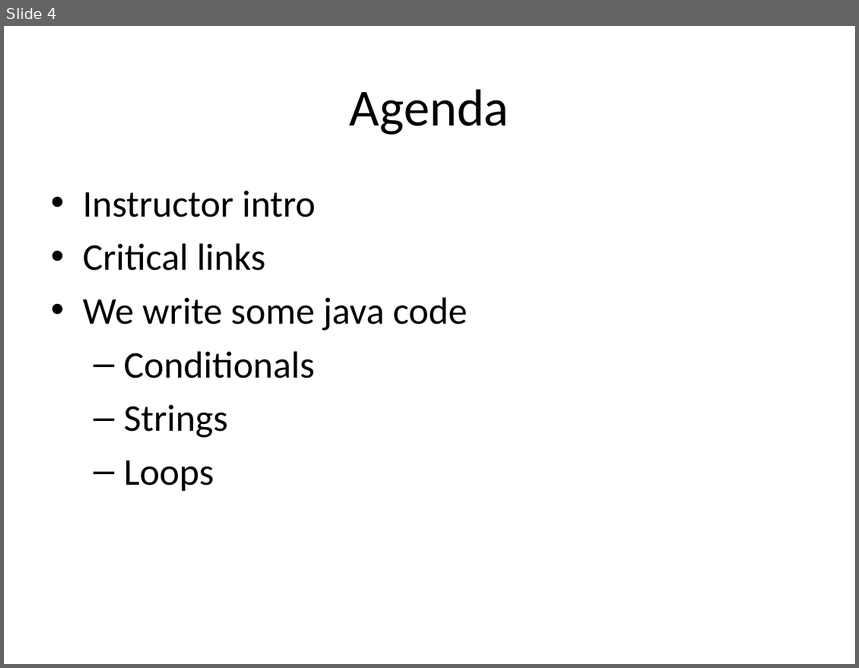
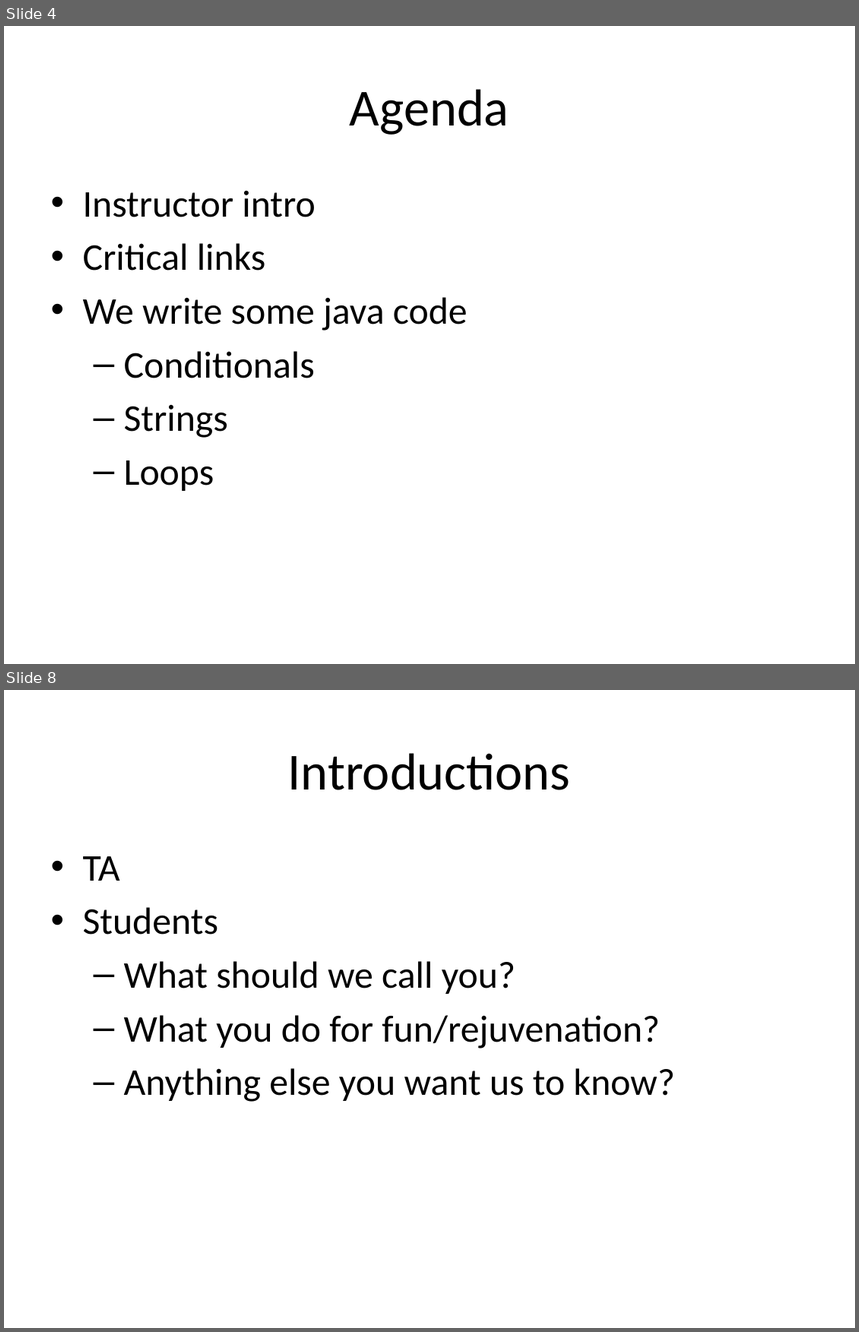
Before and after one commit to RHIT-CSSE/csse220, a slide deck: ClassMaterials/JavaIntro/Slides/JavaIntro.pptx. Shown one above the other, each under a label of ours: slide 4 before the commit, slides 4 and 8 after it; the slides between them are not shown. The pictures are 859x668 and 859x1332 pixels, drawn with LibreOffice and Linux fonts; fonts in the diff are those of the drawing. Boxes give left, top, right and bottom in pixels: in the first picture for what was removed or moved away, otherwise in the second. Text is boxed around its words. In the diff, an @@ line names an element or a change of style, - is before the commit and + after.

```diff
--- a/ClassMaterials/JavaIntro/Slides/JavaIntro.pptx
+++ b/ClassMaterials/JavaIntro/Slides/JavaIntro.pptx
@@ slide 8 added at (4, 690, 855, 1328), background #FFFFFF @@
@@ title added at (288, 753, 571, 790), 44 pt, text #000000 @@
+Introductions
@@ text added at (83, 856, 675, 1102), 32 pt, text #000000 @@
+• TA
+• Students
+  – What should we call you?
+  – What you do for fun/rejuvenation?
+  – Anything else you want us to know?
```
Also in this commit, not shown: 6 slides changed, 4 other slides added.
